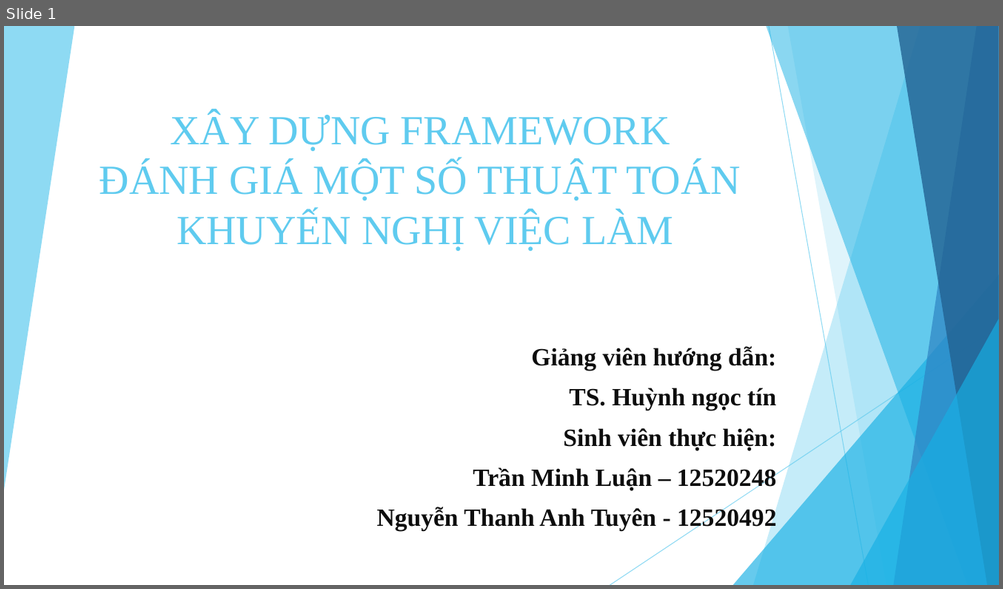
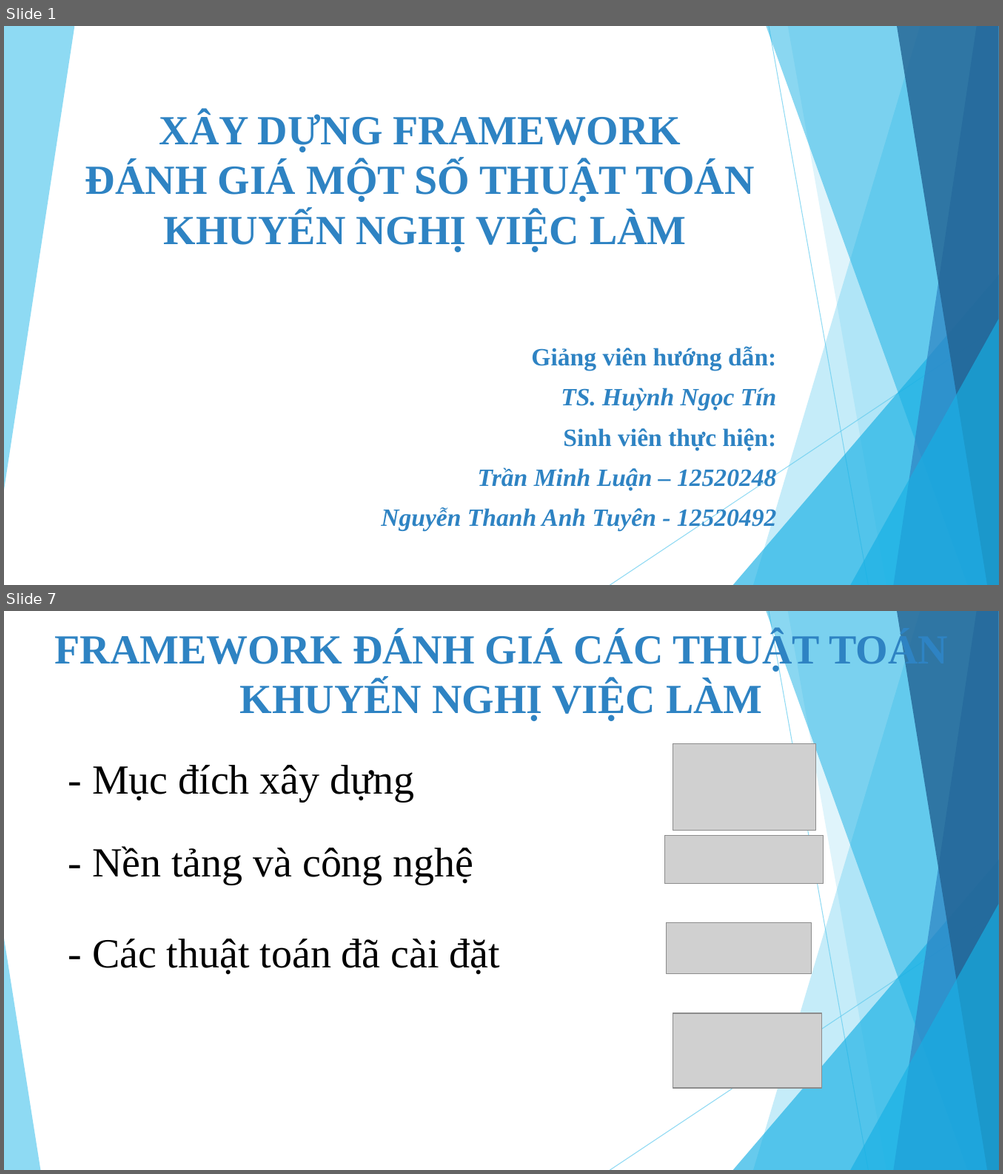
Before and after one commit to tuyennta/JobRecSys, a slide deck: Documents/Báo cáo/Bao cao KLTN_2.pptx. Shown one above the other, each under a label of ours: slide 1 before the commit, slides 1 and 7 after it; the slides between them are not shown. The pictures are 1003x589 and 1003x1174 pixels, drawn with LibreOffice and Linux fonts; fonts in the diff are those of the drawing; grey boxes stand for pictures. Boxes give left, top, right and bottom in pixels: in the first picture for what was removed or moved away, otherwise in the second. Text is boxed around its words. In the diff, an @@ line names an element or a change of style, - is before the commit and + after.

```diff
--- a/Documents/Báo cáo/Bao cao KLTN_2.pptx
+++ b/Documents/Báo cáo/Bao cao KLTN_2.pptx
@@ slide 7 added at [4, 611, 999, 1170], background #FFFFFF; not listed: 9 template elements that a slide beside it also shows @@
@@ text added at [55, 632, 948, 721], 40 pt, text #2E83C3, bold @@
+FRAMEWORK ĐÁNH GIÁ CÁC THUẬT TOÁN
+KHUYẾN NGHỊ VIỆC LÀM
@@ picture added at [672, 743, 816, 830] @@
@@ text added at [92, 765, 415, 801], 40 pt, text #000000 @@
+- Mục đích xây dựng
@@ text added at [92, 846, 474, 884], 40 pt, text #000000 @@
+- Nền tảng và công nghệ
@@ picture added at [665, 835, 823, 884] @@
@@ triangle added at [4, 939, 40, 1170], fill #5FCBEF at 70% opacity @@
@@ text added at [92, 939, 500, 975], 40 pt, text #000000 @@
+- Các thuật toán đã cài đặt
@@ picture added at [666, 923, 811, 974] @@
@@ picture added at [672, 1014, 822, 1088] @@
@@ slide 1 changed as well @@
@@ title "XÂY DỰNG FRAMEWORK ĐÁNH GIÁ ..." at [85, 113, 754, 252]: text colour #5FCBEF to #2E83C3, bold on @@
@@ subtitle at [381, 346, 777, 531]: text colour #0D0D0D to #2E83C3 in "Giảng viên hướng dẫn:", "Sinh viên thực hiện:", "Trần Minh Luận – 12520248", "Nguyễn Thanh Anh Tuyên - 12520492"; italic on in "Trần Minh Luận – 12520248", "Nguyễn Thanh Anh Tuyên - 12520492" @@
@@ subtitle at [560, 388, 777, 411]: text changed; text colour #0D0D0D to #2E83C3; italic on @@
-TS. Huỳnh ngọc tín
+TS. Huỳnh Ngọc Tín
```
Also in this commit, not shown: 3 other slides changed, 7 other slides added, 2 slides removed.
